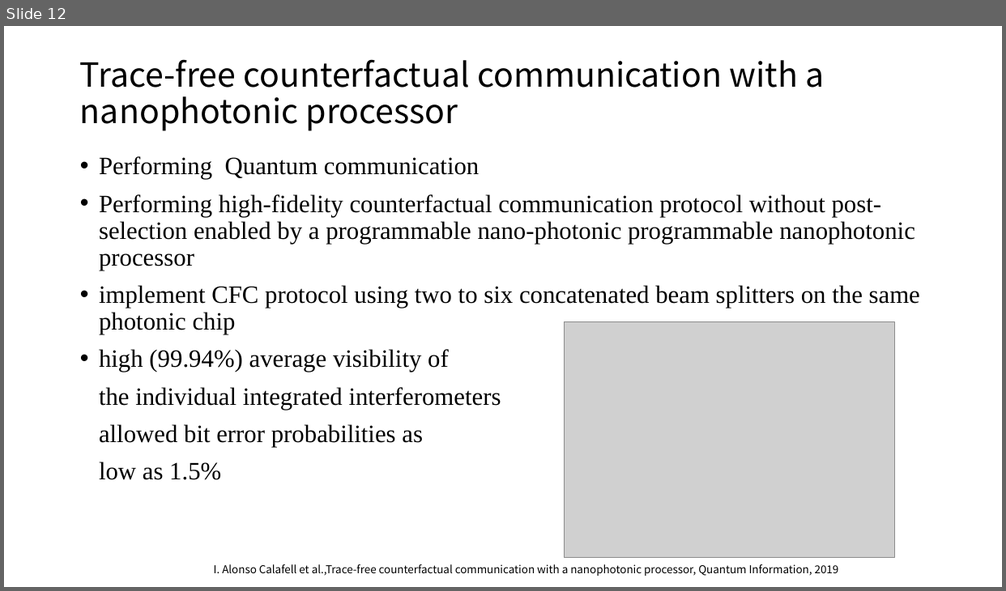
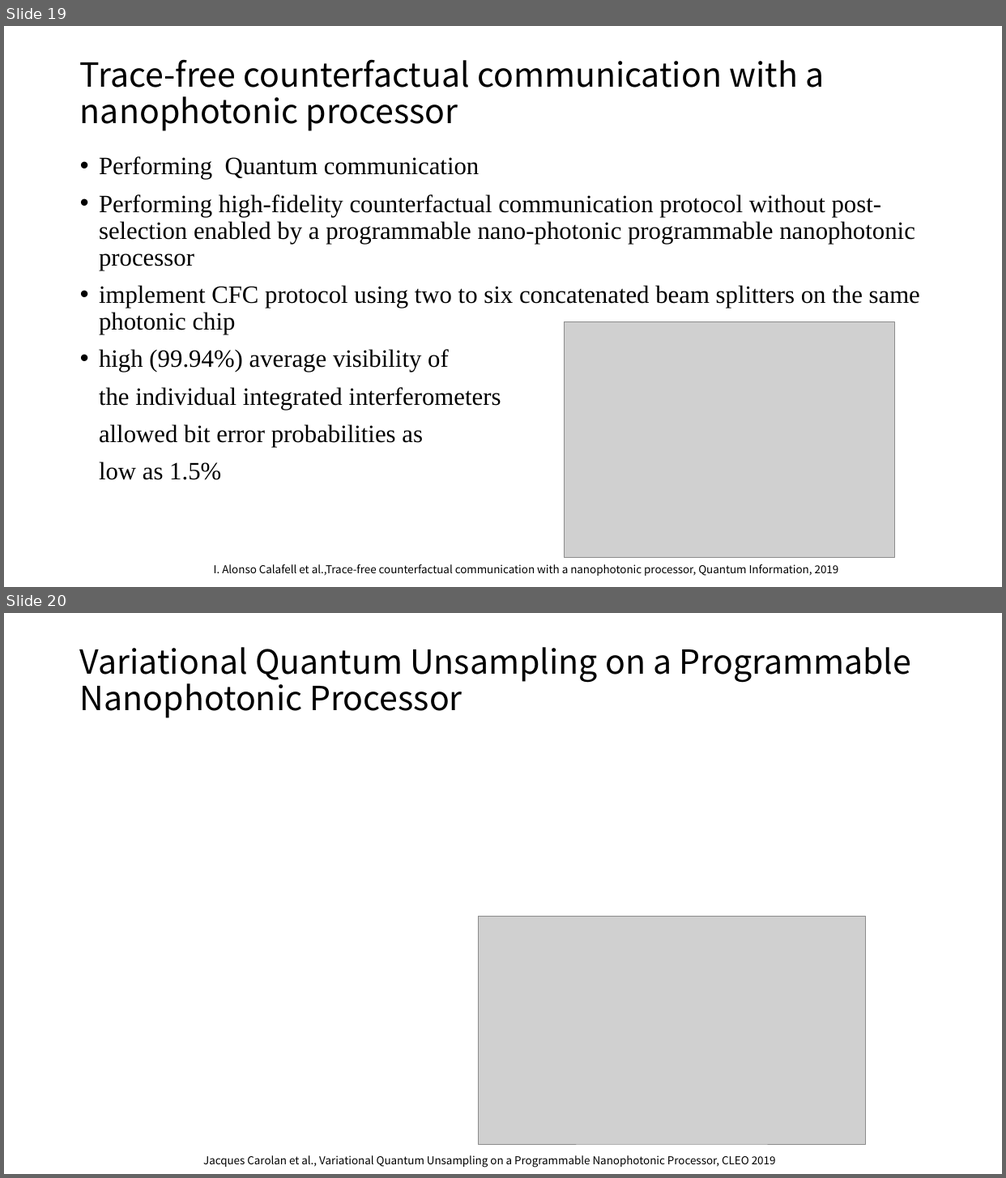
Before and after one commit to lucaschang95/DiscussionWithLin, a slide deck: 20190918 - 光芯片深度学习调研.pptx. Shown one above the other, each under a label of ours: slide 12 before the commit, slides 19 and 20 after it. The pictures are 1006x591 and 1006x1178 pixels, drawn with LibreOffice and Linux fonts; fonts in the diff are those of the drawing; grey boxes stand for pictures. Boxes give left, top, right and bottom in pixels: in the first picture for what was removed or moved away, otherwise in the second. Text is boxed around its words. In the diff, an @@ line names an element or a change of style, - is before the commit and + after.

```diff
--- a/20190918 - 光芯片深度学习调研.pptx
+++ b/20190918 - 光芯片深度学习调研.pptx
@@ slide 20 added at bbox=[4, 613, 1002, 1174], background #FFFFFF @@
@@ title added at bbox=[80, 647, 911, 718], 32 pt, text #000000 @@
+Variational Quantum Unsampling on a Programmable Nanophotonic Processor
@@ picture added at bbox=[478, 916, 866, 1144] @@
@@ text added at bbox=[203, 1156, 776, 1168], 10.5 pt, text #000000 @@
+Jacques Carolan et al., Variational Quantum Unsampling on a Programmable Nanophotonic Processor, CLEO 2019
@@ what was slide 12 is now slide 19 @@
```
Also in this commit, not shown: 11 other slides added.
